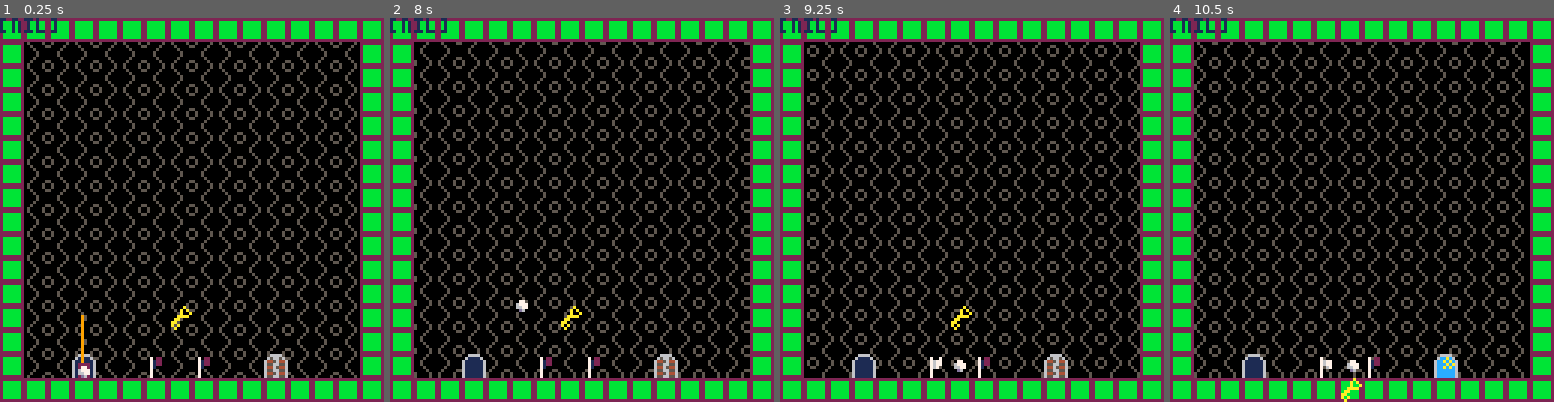
Above: before the commit, frames 1-4 (left to right).
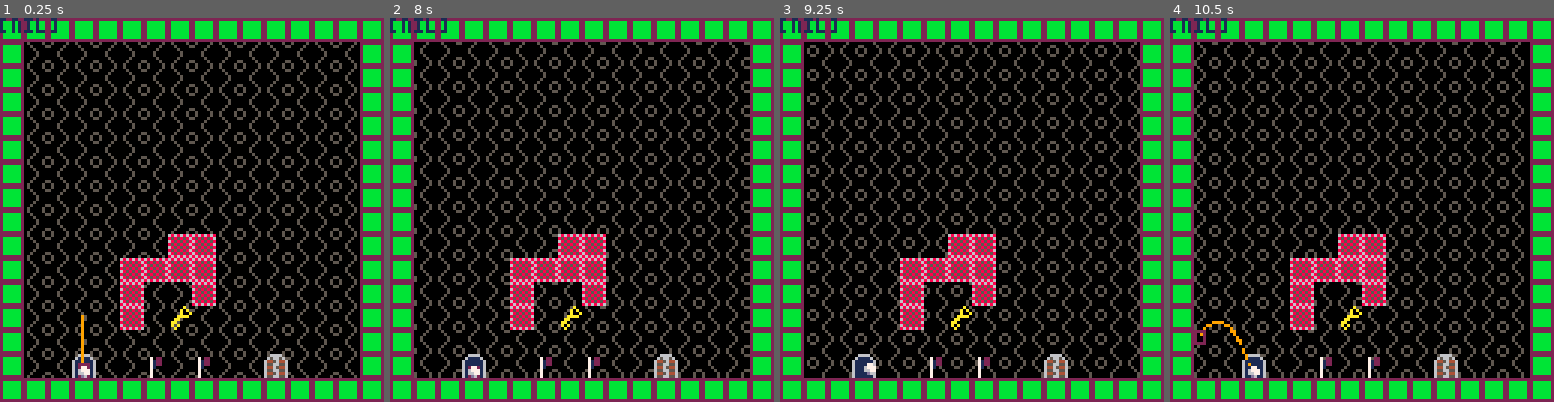
Above: after the commit, the same moments.

Repository: davidjtferguson/golf-escape
Game: PICO-8 cartridge golf_escape.p8
Two runs of this game, one before a commit and one after it. Both use one fixed random seed, a clock stepped at 60 frames per second and the inputs below.
Inputs:
- Up to frame 1 (0.25 s): no input
- Up to frame 2 (8 s): tap X (X key) at 0.33, 1.07, 1.85, 2.97, 4.08, 5.2, 6.32, 7.43 s; tap O (Z key) at 0.7, 1.7, 2.1, 2.5, 2.9, 3.3, 3.7, 4.1, 4.5, 4.9, 5.3, 5.7, 6.1, 6.5, 6.9, 7.3, 7.7 s; hold Right 1.6-2.1 s; hold Right 2.47-3.03 s; hold Left 3.08-3.58 s; hold Right 4.02-4.68 s; hold Left 5.08-5.68 s; hold Right 6.08-6.58 s; hold Right 6.63-7.13 s; hold Right from 7.5 s (still down)
- Up to frame 3 (9.25 s): release Right at 8.07 s; tap O (Z key) at 8.1, 8.5, 8.9 s; hold Left 8.12-8.62 s; tap X (X key) at 8.55 s; hold Right from 9.05 s (still down)
- Up to frame 4 (10.5 s): tap O (Z key) at 9.3, 9.7, 10.1 s; tap X (X key) at 9.67 s; release Right at 9.72 s; hold Left from 10.12 s (still down)

The runs differ from the first frame. In frame 1, 3.4% of the frame differs, in the area x 31-57%, y 56-82%; in frame 2, 3.5%; in frame 3, 3.5%; in frame 4, 4.3%, in the area x 6-75%, y 56-100%.

Commit message:
add ending state

Diff:
--- a/golf_escape.p8
+++ b/golf_escape.p8
@@ -28,11 +28,11 @@
  xcp=0
  ycp=0
 
- cpanim=makeanimt(23,10,3)
-
  --set a lvl in initlevels()
  -- to set player spawn point
 
+ cpanim=makeanimt(23,10,3)
+
  resetav()
 
  xmap,ymap=0,0
@@ -40,6 +40,7 @@
  makebackgrounds()
 
  currentupdate=updateplaying
+ currentdraw=drawplaying
 
  aim={
   points={}
@@ -59,6 +60,10 @@
  end
 
  initlevels()
+
+ --stats for end screen
+ deathcount,swingcount=0,0
+ frames,seconds,minutes,hours=0,0,0,0
 end
 
 function _update60()
@@ -66,6 +71,7 @@
 end
 
 function updateplaying()
+ updateplaytime()
 
  updatebackgrounds()
  updatecamera()
@@ -96,6 +102,8 @@
 
   --release swing
   if btnp(🅾️) then
+   swingcount+=1
+
    applyswing(av)
 
    resetswing()
@@ -242,6 +250,7 @@
 
  --spikes
  if anycol(av.hurtbox,0,0,4) then
+  deathcount+=1
   resetav()
  end
 
@@ -322,6 +331,12 @@
 end
 
 function _draw()
+ currentdraw()
+
+ print(debug,xmap*128,ymap*128,1)
+end
+
+function drawplaying()
  cls(bg.colour)
 
  drawbackgrounds()
@@ -387,8 +402,6 @@
  if swing.currdecaypause>0 then
   linecol=10
  end
-
- print(debug,xmap*128,ymap*128,1)
 end
 
 function drawobj(obj)
@@ -578,7 +591,29 @@
 end
 
 -->8
---init bits
+--inits and resets
+
+function initlevels()
+
+ --should x and y find the
+ -- find the enterance
+ lvls={
+  {xmap=0,ymap=0,w=3,h=1},
+  {xmap=0,ymap=2,w=1,h=1},
+  {xmap=1,ymap=2,w=1,h=1},
+  {xmap=1,ymap=3,w=1,h=1},
+  {xmap=2,ymap=3,w=1,h=1},
+  {xmap=3,ymap=3,w=1,h=1},
+  {xmap=4,ymap=3,w=1,h=1},
+  {xmap=5,ymap=3,w=1,h=1},
+  {xmap=6,ymap=3,w=1,h=1},
+ }
+
+ --change to set starting lvl
+ lvls.currlvlno=8
+
+ nextlevel()
+end
 
 function resetav()
  av={
@@ -720,28 +755,11 @@
  }
 end
 
-function initlevels()
-
- --should x and y find the
- -- find the enterance
- lvls={
-  --{xmap=2,ymap=3,w=1,h=1},
-  --{xmap=0,ymap=1,w=2,h=1},
-  --{xmap=1,ymap=2,w=1,h=1},
-  --{xmap=5,ymap=3,w=1,h=1},
-  {xmap=6,ymap=3,w=1,h=1},
- }
-
- lvls.currlvlno=0
-
- nextlevel()
-end
-
 function nextlevel()
  lvls.currlvlno+=1
 
  if lvls.currlvlno>#lvls then
-  debug="you win!"
+  initending()
   return
  end
 
@@ -805,7 +823,25 @@
  end
 end
 -->8
---random update stuff
+--update logic
+
+function updateplaytime()
+ frames+=1
+
+ if frames==60 then
+  seconds+=1
+  frames=0
+  if seconds==60 then
+   minutes+=1
+   seconds=0
+   if minutes==60 then
+    hours+=1
+    minutes=0
+   end
+  end
+ end
+end
+
 
 function updatebackgrounds()
  bg.x+=bg.xvel
@@ -991,6 +1026,84 @@
   end
  end
 end
+
+-->8
+-- ending state
+
+function initending()
+ debug="you win!"
+
+ ycredits=-64
+
+ currentupdate=updateending
+ currentdraw=drawending
+end
+
+function updateending()
+ if ycredits<32 then
+  ycredits+=0.25
+ end
+end
+
+function drawending()
+ drawplaying()
+
+ --credits
+
+ local c1=2
+ local c2=11
+
+ s="golf!"
+ outline(s,
+  (xmap*128)+hw(s),(ymap*128)+ycredits,c1,c2)
+
+ s="by davbo and rory"
+ outline(s,
+  (xmap*128)+hw(s),(ymap*128)+ycredits+8,c1,c2)
+
+ s="deaths: "..deathcount
+ outline(s,
+  (xmap*128)+hw(s),(ymap*128)+ycredits+16,c1,c2)
+
+ s="swings: "..swingcount
+ outline(s,
+  (xmap*128)+hw(s),(ymap*128)+ycredits+24,c1,c2)
+
+ s="playtime: "..
+ twodigit(hours)..":"..
+ twodigit(minutes)..":"..
+ twodigit(seconds).."."..
+ twodigit(frames)
+ outline(s,
+  (xmap*128)+hw(s),(ymap*128)+ycredits+32,c1,c2)
+
+ s="thanks for playing!"
+ outline(s,
+  (xmap*128)+hw(s),(ymap*128)+ycredits+40,c1,c2)
+end
+
+function twodigit(val)
+ if val>9 then
+  return val
+ else
+  return "0"..val
+ end
+end
+
+--half width for printing
+function hw(s)
+ return 64-#s*2
+end
+
+function outline(s,x,y,c1,c2)
+ for i=0,2 do
+  for j=0,2 do
+   print(s,x+i,y+j,c1)
+  end
+ end
+ print(s,x+1,y+1,c2)
+end
+
 __gfx__
 0000000022222222aaa9aaa9d66666666666666d686868680000000000000000c0c0c0c000000000000000000060000000000000000000000000000000000000
 000000002bbbbbb209aaa1a02dddd6d66d6dddd28585858600702200000000000c0c0c0c00000000000700000007770000600000000000000000000000000000
@@ -1092,11 +1205,11 @@
 10101010101010101010101010101010105050505050505050101010101010101010101010101010101010101010101000000000000000000000000000000000
 10000000000000000000000000000010100000000000000050505000005200101000000000000000000000000000101010005050505000000000000000000010
 10000000000000000000000050505010100000000000000000000000000000101000000000000000000000000000001000000000000000000000000000000000
-10000000000000000000000000000010100000000000000000005000000000101050000000000000000000000061001010505000000000000000000000000010
+10000000000000000000000000000010100000000000000000005000006100101050000000000000000000000061001010505000000000000000000000000010
 10004100002121000000000050505010100000000000000000000000000000101000000000000000000000000000001000000000000000000000000000000000
 10000000000000000000000000000010100000000000000000005000000000101050000000000000505000000060001010505000404040405050404000006010
 10101010001000100000000000000010100000000000000060000010000000101000000000000000000000000000001000000000000000000000000000000000
-10000000000000000000000000000010100000410000000000000000000000101050004100000050000000220010101010505041505000000000000022001010
+10000000000000000000000000000010100000410000000000000000000000101050004100000050000000220010101010500041505000000000000022001010
 10101010001010000000000000000010101010500000212121000010500000101000000000000000000000000000001000000000000000000000000000000000
 10000000000000000000000000000010101010101010500000000000000000101050502150505000000000000000001010101010101000000000000000000010
 10101010001000105000000000000010105050500000100000000010500000101000000000000000000000000000001000000000000000000000000000000000
@@ -1107,13 +1220,13 @@
 10000000000000000000000000000010100000000000505050505000000000101000000000000050505021215050501010000000000000005050000000005050
 10000031500000000000100000100010100000000000100061000010000000101000000000000000000000000000001000000000000000000000000000000000
 10000000000000000000000000000010100000000000101010105000000000101000000000002110101010101010101010001230303030305050303030305050
-10001010500000000000100000100010100000000000102121505010000000101000000000000000000000000000001000000000000000000000000000000000
+10001010500000000000100000100010100000000000102121505010000000101000000000000050500000000000001000000000000000000000000000000000
 10000000000000000000000000000010100032000000000000005000000000101000000000000000000000000000001010000000000000500000000000000010
-10001000100000100000100000100010100000000000105050000000000000101000000000000000000000000000001000000000000000000000000000000000
+10001000100000100000100000100010100000000000105050000000000000101000000000505050500000000000001000000000000000000000000000000000
 10000000000000000000000000000010100000000050000000005000000000101050000000000000000000000000001010000000000000500000000000000010
-10001000100000100042001010001210100000101010101010000000000000101000000000000000000000000000001000000000000000000000000000000000
+10001000100000100042001010001210100000101010101010000000000000101000000000500000500000000000001000000000000000000000000000000000
 10000000000000000000000000000010100000000050000032000000000200101050000000000000000000000000001010000000000000500000100000000010
-10001010000000100000000000000010100000000000001010000000212121101000000000000061000000000000001000000000000000000000000000000000
+10001010000000100000000000000010100000000000001010000000212121101000000000500061000000000000001000000000000000000000000000000000
 10000000000000000000000000000010100000000050000000000000000000101010000000000000000010003100101010000000000000000000100031001010
 10001000000000101010003222000010100000000000001010000000000000101000000000000000000000000000001000000000000000000000000000000000
 10000000000000000000000000000010100000310050505050505000000000101000101050505050505000101010001010101010505040404040401010101010
